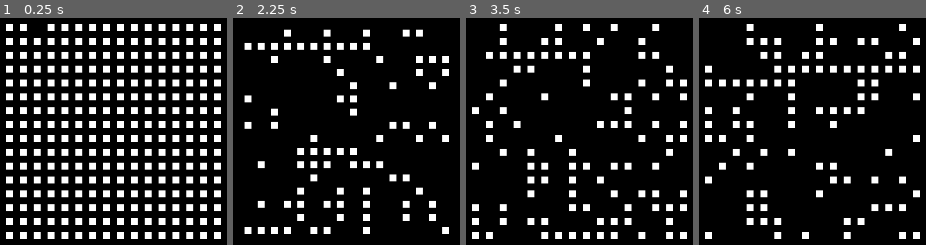
Above: before the commit, frames 1-4 (left to right).
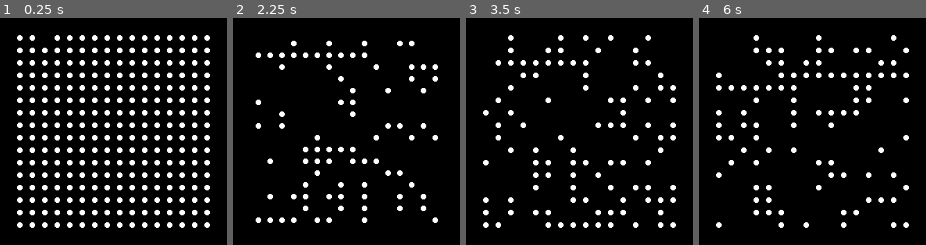
Above: after the commit, the same moments.

Repository: timvisee/38c3-dots
Game: Godot game, scene res://scenes/main.tscn
Same seed, same stepped clock (60 frames per second), same inputs: the game is played once before the commit and once after it.
Inputs:
- Up to frame 1 (0.25 s): no input
- Up to frame 2 (2.25 s): tap Enter (ui_accept) at 0.5, 0.77, 1.52 s; hold Right (ui_right) 0.53-1.28 s; hold - (padding_min) 0.53-1.28 s; hold Down (ui_down) 1.28-2.03 s; tap = (padding_plus) at 1.35 s; hold Right (ui_right) from 2.03 s (still down); hold - (padding_min) from 2.03 s (still down)
- Up to frame 3 (3.5 s): release Right (ui_right) at 2.78 s; release - (padding_min) at 2.78 s; hold Up (ui_up) from 2.78 s (still down); tap = (padding_plus) at 2.85 s; tap Enter (ui_accept) at 3.02 s
- Up to frame 4 (6 s): release Up (ui_up) at 3.53 s; hold - (padding_min) 3.53-4.28 s; hold Left (ui_left) 3.53-5.03 s; tap Enter (ui_accept) at 3.77, 4.52 s; tap = (padding_plus) at 4.35, 5.85 s; hold Down (ui_down) 5.03-5.78 s; hold - (padding_min) 5.03-5.78 s; hold Right (ui_right) from 5.78 s (still down)

The runs differ from the first frame. In frame 1, 38% of the frame differs, in the area x 2-98%, y 2-98%; in frame 2, 12%; in frame 3, 15%; in frame 4, 14%.

Commit message:
Draw dots as circles

Diff:
--- a/prefabs/Dot.tscn
+++ b/prefabs/Dot.tscn
@@ -1,6 +1,12 @@
-[gd_scene format=3 uid="uid://ecsubqftckxq"]
+[gd_scene load_steps=2 format=3 uid="uid://ecsubqftckxq"]
 
-[node name="Dot" type="ColorRect"]
-custom_minimum_size = Vector2(10, 10)
+[ext_resource type="Texture2D" uid="uid://uhxo841igolx" path="res://sprites/dot.png" id="1_gycrn"]
+
+[node name="Dot" type="TextureRect"]
+custom_minimum_size = Vector2(8, 8)
+offset_right = 10.0
+offset_bottom = 10.0
 size_flags_horizontal = 4
 size_flags_vertical = 4
+texture = ExtResource("1_gycrn")
+expand_mode = 3
Binary file added: sprites/dot.png
Not shown, added: sprites/dot.png.import
